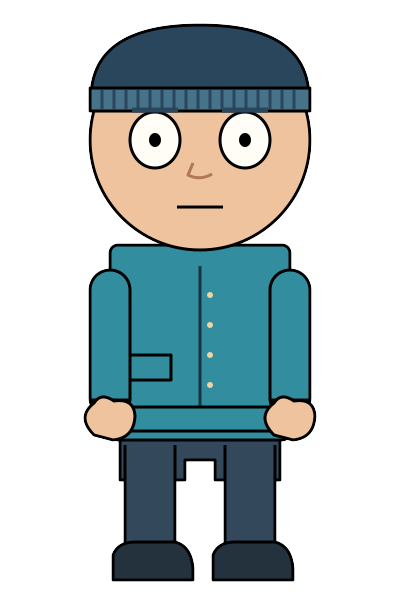
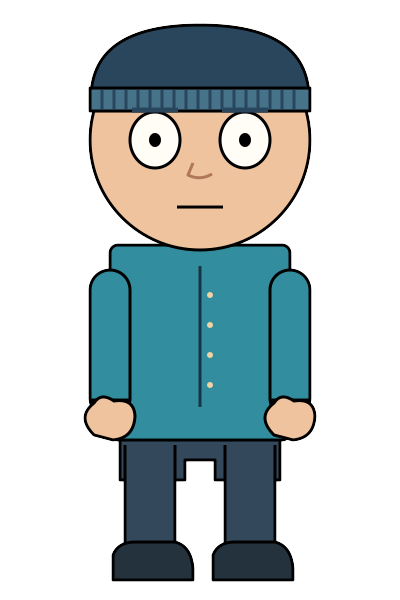
Revision of a layered w=400, h=600 image; what changed, layer by layer:
painted on "TORSO · grafiikka" over [131, 353, 270, 433]
